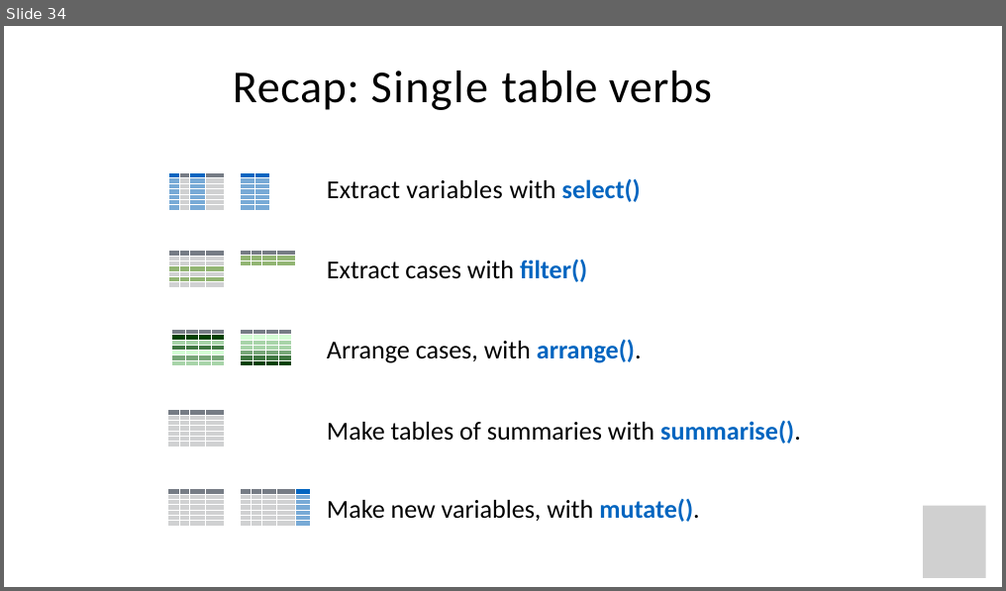
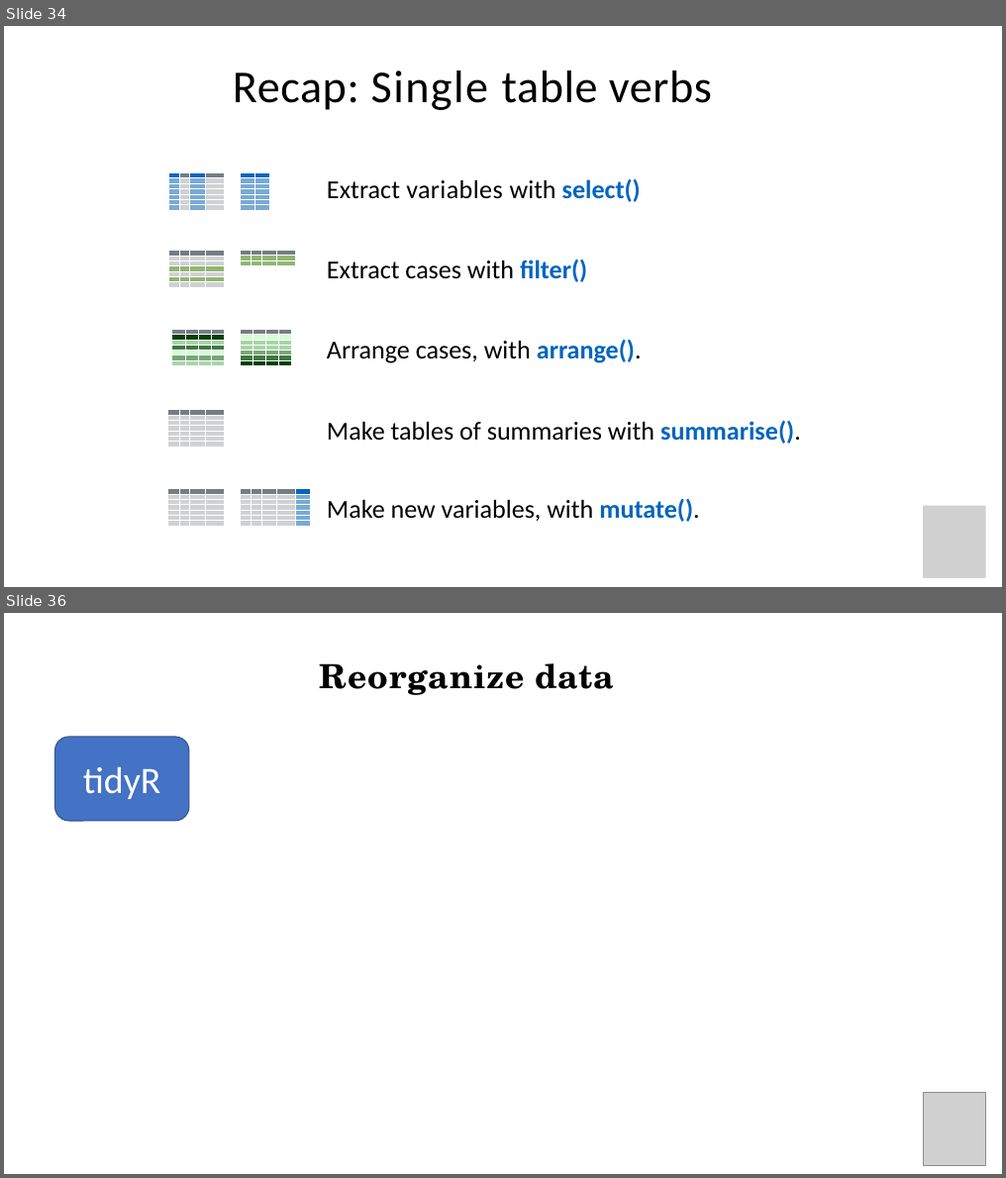
Before and after one commit to Ahmedbargheet/R-for-beginners_UiT, a slide deck: R_workshop_3.ppt. Shown one above the other, each under a label of ours: slide 34 before the commit, slides 34 and 36 after it; the slides between them are not shown. The pictures are 1006x591 and 1006x1178 pixels, drawn with LibreOffice and Linux fonts; fonts in the diff are those of the drawing; grey boxes stand for pictures; background and template pictures are left out. Boxes give left, top, right and bottom in pixels: in the first picture for what was removed or moved away, otherwise in the second. Text is boxed around its words. In the diff, an @@ line names an element or a change of style, - is before the commit and + after.

```diff
--- a/R_workshop_3.ppt
+++ b/R_workshop_3.ppt
@@ slide 36 added at bbox=[4, 613, 1002, 1174], background #FFFFFF @@
@@ title added at bbox=[320, 663, 614, 695], 32 pt, text #000000, bold @@
+Reorganize data
@@ rounded rectangle added at bbox=[54, 737, 189, 820], fill #4472C4, outline #325491 1 pt, 36 pt, text #FFFFFF @@
+tidyR
@@ picture added at bbox=[924, 1093, 986, 1165] @@
```
Also in this commit, not shown: 26 other slides added, 2 other files.
